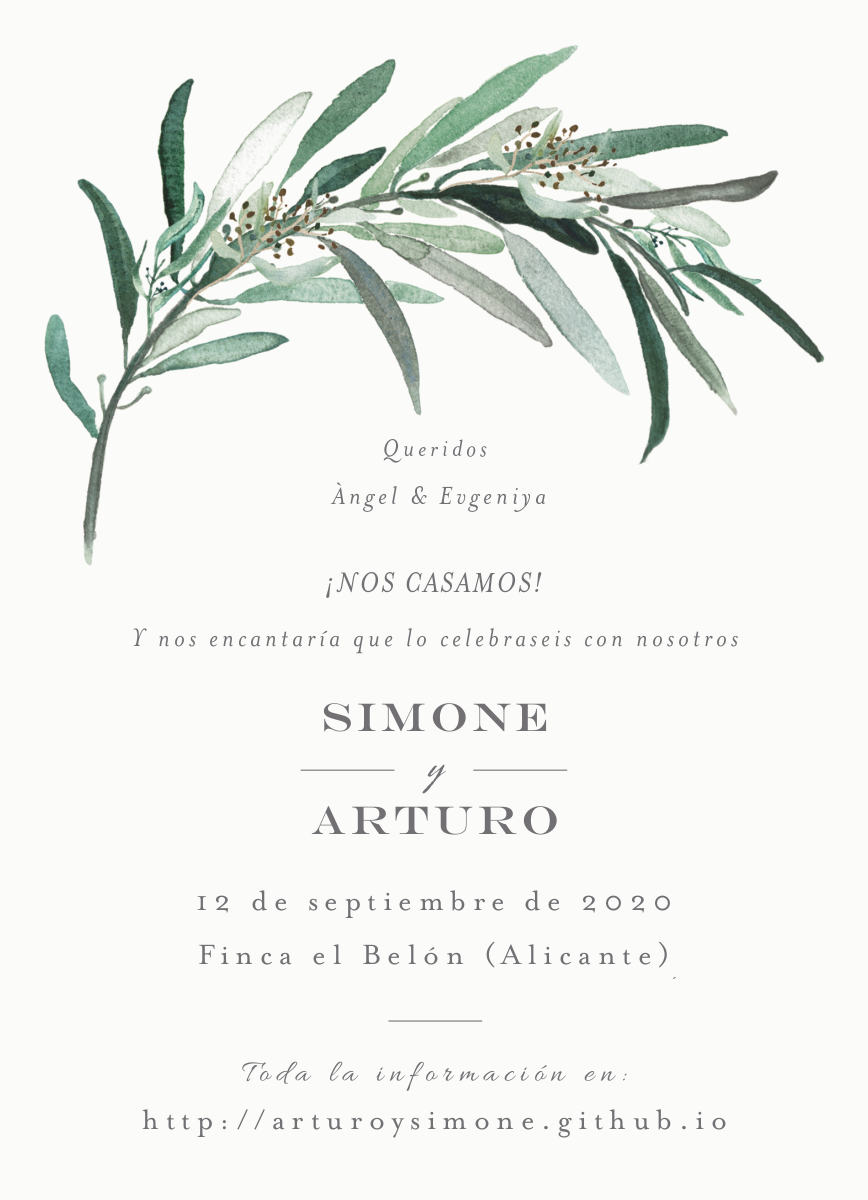
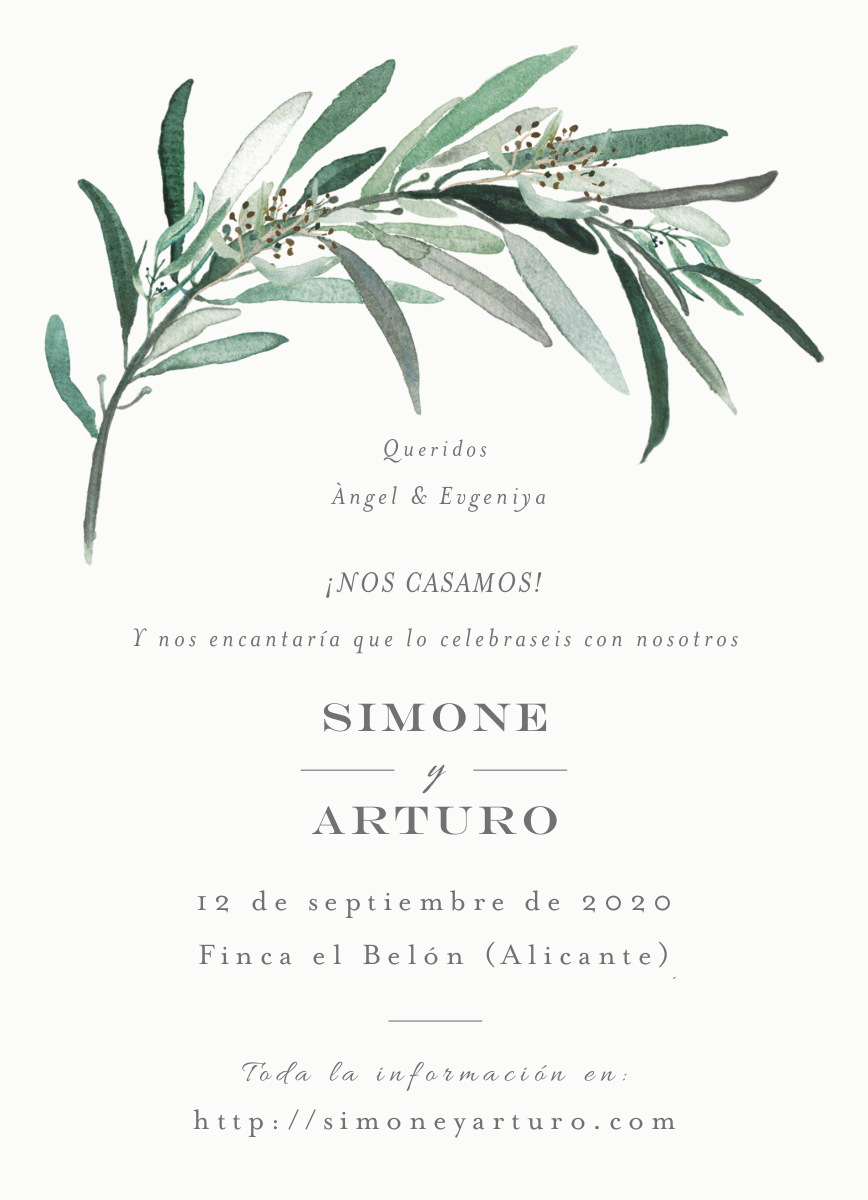
The second 868x1200 image is a revision of the first. Changes to its layers:
renamed "http://arturoysimone.github.io" to "http://simoneyarturo.com", painted on it over bbox(142, 1109, 726, 1138)
